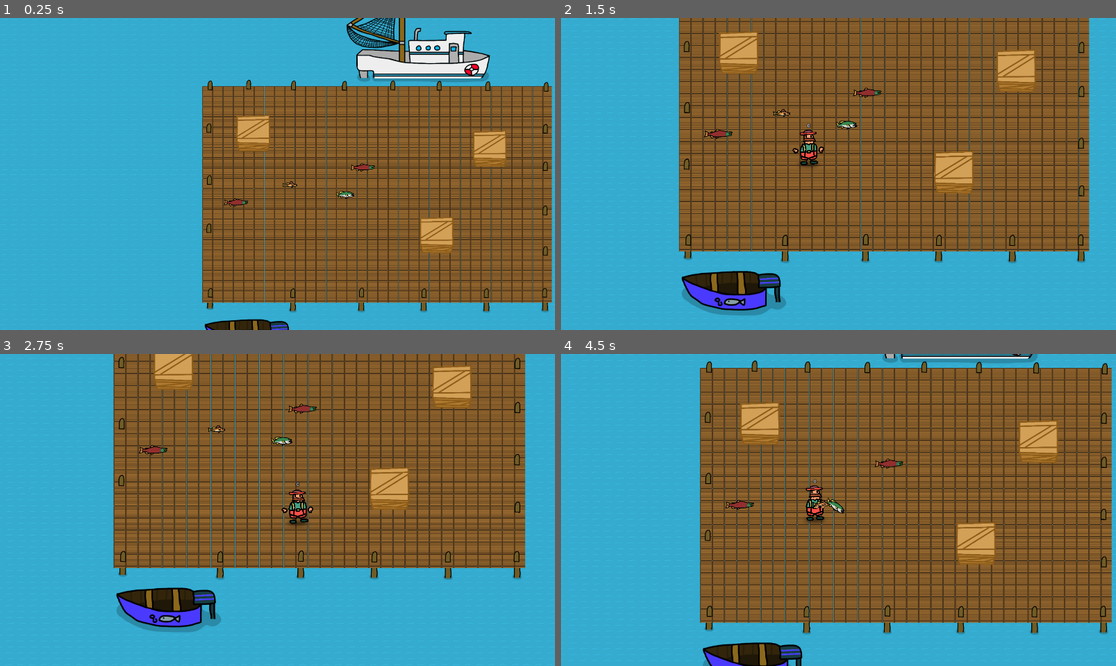
Above: before the commit, frames 1-4 (two rows, left to right).
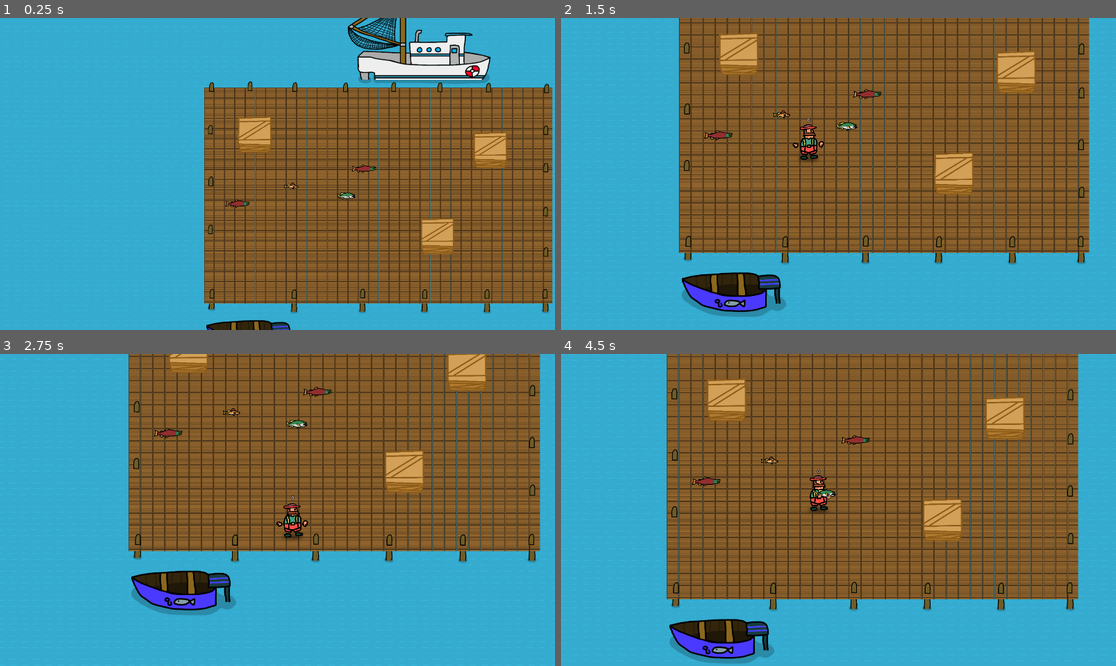
Above: after the commit, the same moments.

Repository: ZevDev54/FishermansWhar
Game: Godot game, scene res://Scenes/GameContainer.tscn
Same seed, same stepped clock (60 frames per second), same inputs: the game is played once before the commit and once after it.
Inputs:
- Up to frame 1 (0.25 s): no input
- Up to frame 2 (1.5 s): hold D (move_right) 0.53-1.28 s; tap E (pickup) at 0.6 s; hold S (move_down) from 1.28 s (still down); tap Space (join) at 1.35 s
- Up to frame 3 (2.75 s): tap E (pickup) at 1.55, 2.1 s; release S (move_down) at 2.03 s; hold D (move_right) from 2.03 s (still down)
- Up to frame 4 (4.5 s): release D (move_right) at 2.78 s; hold W (move_up) 2.78-3.53 s; tap E (pickup) at 2.85, 3.8, 4.35 s; hold A (move_left) from 3.53 s (still down); tap Space (join) at 3.6 s

The runs differ from the first frame. In frame 1, 23% of the frame differs, in the area x 36-100%, y 0-100%; in frame 2, 17%; in frame 3, 35%; in frame 4, 52%, in the area x 19-100%, y 0-100%.
Error before the commit: Invalid call. Nonexistent function 'aim_loop' in base 'Nil'. (res://Scenes/PlayerWeapon.gd:16)

Commit message:
Made player movement rigidbody based, made it so player shouldn't be able to damage themselves

Diff:
--- a/Scenes/PlayerControls.gd
+++ b/Scenes/PlayerControls.gd
@@ -3,3 +3,30 @@
 
 var input;
 var player_index;
+
+@export var movement_deadzone = 0.5;
+@export var aiming_deadzone = 0.2;
+
+func get_move_vec() -> Vector2:
+	var x = input.get_axis("move_left", "move_right")
+	var y = input.get_axis("move_up", "move_down")
+	var move_vec = Vector2(x,y);
+
+	if(move_vec.length() > 1):
+		move_vec = move_vec.normalized();
+
+	if(move_vec.length() > movement_deadzone):
+		return move_vec.normalized();
+	return Vector2.ZERO;
+
+func get_aim_vec() -> Vector2:
+	var x = input.get_axis("aim_left", "aim_right")
+	var y = input.get_axis("aim_up", "aim_down")
+	var aim_vec = Vector2(x,y);
+
+	if(aim_vec.length() > 1):
+		aim_vec = aim_vec.normalized();
+
+	if(aim_vec.length() > aiming_deadzone):
+		return aim_vec.normalized();
+	return Vector2.ZERO;
--- a/Scenes/PlayerWeapon.gd
+++ b/Scenes/PlayerWeapon.gd
@@ -13,7 +13,6 @@
 
 func _ready():
 	input = owner_player.controls.input;
-	weapon.aim_loop(1, 0)
 
 
 
@@ -43,6 +42,8 @@
 	weapon = set;
 	weapon.set_held_by(self, owner_player.unique_player_id)
 	weapon.gfx.toggle_hands(true);
+	weapon.aim_loop(1, 0) # fix bug where player shots would have no velocity.
+
 
 #drop weapon
 func drop_weapon():
--- a/Scenes/player.tscn
+++ b/Scenes/player.tscn
@@ -122,10 +122,14 @@
 scoring = NodePath("PlayerScoring")
 animation = NodePath("PlayerMovementBody/Graphics/GFXScale/PlayerAnimationBody")
 
-[node name="PlayerMovementBody" type="CharacterBody2D" parent="."]
+[node name="PlayerMovementBody" type="RigidBody2D" parent="."]
 material = SubResource("ShaderMaterial_s8tm3")
 collision_mask = 137
+gravity_scale = 0.0
+lock_rotation = true
+linear_damp = 1.0
 script = ExtResource("1_wx6v0")
+decel = 10.0
 
 [node name="PlayerDashing" type="Node" parent="PlayerMovementBody"]
 
@@ -213,6 +217,7 @@
 
 [node name="PlayerControls" type="Node" parent="."]
 script = ExtResource("8_g6f7v")
+aiming_deadzone = 0.8
 
 [node name="PlayerScoring" type="Node" parent="." node_paths=PackedStringArray("score_display")]
 script = ExtResource("9_4gine")
--- a/Scenes/projectile.tscn
+++ b/Scenes/projectile.tscn
@@ -12,7 +12,7 @@
 curve = SubResource("Curve_tll4w")
 
 [sub_resource type="Curve" id="Curve_sexad"]
-_data = [Vector2(0, 0.963068), 0.0, 0.0, 0, 0, Vector2(1, 0.769176), 0.0, 0.0, 0, 0]
+_data = [Vector2(0, 1), 0.0, 0.0, 0, 0, Vector2(1, 0.769176), 0.0, 0.0, 0, 0]
 point_count = 2
 
 [sub_resource type="CurveTexture" id="CurveTexture_n3yoo"]
@@ -20,9 +20,10 @@
 
 [sub_resource type="ParticleProcessMaterial" id="ParticleProcessMaterial_bke68"]
 particle_flag_disable_z = true
+particle_flag_damping_as_friction = true
 gravity = Vector3(0, 0, 0)
-scale_min = 0.1
-scale_max = 0.1
+scale_min = 0.2
+scale_max = 0.2
 scale_curve = SubResource("CurveTexture_n3yoo")
 alpha_curve = SubResource("CurveTexture_ej1tp")
 
@@ -86,11 +87,11 @@
 scale = Vector2(0.2, 0.2)
 
 [node name="GPUParticles2D" type="GPUParticles2D" parent="GFX/GFXScale"]
-position = Vector2(3.05176e-05, -9.53674e-07)
-amount = 32
+amount = 128
 process_material = SubResource("ParticleProcessMaterial_bke68")
 texture = ExtResource("1_5qfxu")
-lifetime = 0.1
+lifetime = 0.3
+fixed_fps = 60
 
 [node name="fill" type="Sprite2D" parent="GFX/GFXScale"]
 material = SubResource("ShaderMaterial_55kum")
--- a/Scripts/Damageable.gd
+++ b/Scripts/Damageable.gd
@@ -7,13 +7,9 @@
 func _ready():
 	health = max_health;
 
-func take_damage(damage, unique_player_id):
+func take_damage(damage, unique_player_id): #OVERIDDEN BY PLAYERDAMAGEABLE!
 	health -= damage;
-
-	var lethal = (health <= 0) # killed player?
-
-	Singletons.Scoring.credit_player_damage(unique_player_id, damage, lethal)
-
+	var lethal = (health <= 0) # killed?
 	if lethal:
 		die();
 
--- a/Scripts/FishermanMovement.gd
+++ b/Scripts/FishermanMovement.gd
@@ -1,27 +1,43 @@
-extends CharacterBody2D
+extends RigidBody2D
 class_name FishermanMovement;
 
 
 var player : Player;
 
-var input_velocity = Vector2.ZERO;
-@export var speed = 200;
 
-var input;
+@export var accel : float = 1000.0;
+@export var decel = 0.5;
+@export var max_speed : float = 200.0;
+@export var change_dot_multiplier = 1.0;
+
+var controls;
 
 @onready var weapon = $Weapon;
 
 func _ready():
 	player = owner as Player
-	input = player.controls.input;
+	controls = player.controls;
 
 
 func _physics_process(delta):
-	var x = input.get_axis("move_left", "move_right")
-	var y = input.get_axis("move_up", "move_down")
+	var move_vec : Vector2 = controls.get_move_vec();
 
-	player.animation.set_running(Vector2(x,y).length() > 0);
+	player.animation.set_running(move_vec.length() > 0);
 
-	global_position += Vector2(x,y) * speed * delta;
+	# global_position += Vector2(x,y) * speed * delta;
 
-	move_and_slide();
+	if(move_vec.length() > 0):
+		var spd = self.linear_velocity.length();
+		print(spd);
+		var movement = move_vec.normalized() * accel;
+
+
+		if(spd < max_speed):
+			apply_impulse(movement * delta)
+	else:
+		var velocityCopy = linear_velocity;
+		var slowdownVector : Vector2 = velocityCopy.lerp(Vector2.ZERO, delta);
+		apply_central_force(-slowdownVector * decel)
+
+
+	# move_and_collide(global_position);
--- a/Scripts/PlayerDamageable.gd
+++ b/Scripts/PlayerDamageable.gd
@@ -1,12 +1,23 @@
 extends Damageable
 
+var player : Player;
 @export var player_body : Node2D;
 @export var hurt_animation : AnimationPlayer;
 @export var weapon : PlayerWeapon;
 
-func take_damage(damage, team_int):
-	super.take_damage(damage, team_int);
-	hurt_animation.play("player_hurt");
+func _ready():
+	player = owner as Player;
+
+func take_damage(damage, unique_player_id):
+	if(unique_player_id != player.unique_player_id):
+		health -= damage;
+		var lethal = (health <= 0) # killed player?
+
+		hurt_animation.play("player_hurt");
+		Singletons.Scoring.credit_player_damage(unique_player_id, damage, lethal)
+
+		if lethal:
+			die();
 
 func die():
 	# make better system in the future!
--- a/project.godot
+++ b/project.godot
@@ -32,52 +32,52 @@
 [input]
 
 move_left={
-"deadzone": 0.2,
+"deadzone": 0.05,
 "events": [Object(InputEventJoypadMotion,"resource_local_to_scene":false,"resource_name":"","device":-1,"axis":0,"axis_value":-1.0,"script":null)
 , Object(InputEventKey,"resource_local_to_scene":false,"resource_name":"","device":-1,"window_id":0,"alt_pressed":false,"shift_pressed":false,"ctrl_pressed":false,"meta_pressed":false,"pressed":false,"keycode":0,"physical_keycode":65,"key_label":0,"unicode":97,"echo":false,"script":null)
 ]
 }
 move_right={
-"deadzone": 0.2,
+"deadzone": 0.05,
 "events": [Object(InputEventJoypadMotion,"resource_local_to_scene":false,"resource_name":"","device":-1,"axis":0,"axis_value":1.0,"script":null)
 , Object(InputEventKey,"resource_local_to_scene":false,"resource_name":"","device":-1,"window_id":0,"alt_pressed":false,"shift_pressed":false,"ctrl_pressed":false,"meta_pressed":false,"pressed":false,"keycode":0,"physical_keycode":68,"key_label":0,"unicode":100,"echo":false,"script":null)
 ]
 }
 move_up={
-"deadzone": 0.2,
+"deadzone": 0.05,
 "events": [Object(InputEventJoypadMotion,"resource_local_to_scene":false,"resource_name":"","device":-1,"axis":1,"axis_value":-1.0,"script":null)
 , Object(InputEventKey,"resource_local_to_scene":false,"resource_name":"","device":-1,"window_id":0,"alt_pressed":false,"shift_pressed":false,"ctrl_pressed":false,"meta_pressed":false,"pressed":false,"keycode":0,"physical_keycode":87,"key_label":0,"unicode":119,"echo":false,"script":null)
 ]
 }
 move_down={
-"deadzone": 0.2,
+"deadzone": 0.05,
 "events": [Object(InputEventJoypadMotion,"resource_local_to_scene":false,"resource_name":"","device":-1,"axis":1,"axis_value":1.0,"script":null)
 , Object(InputEventKey,"resource_local_to_scene":false,"resource_name":"","device":-1,"window_id":0,"alt_pressed":false,"shift_pressed":false,"ctrl_pressed":false,"meta_pressed":false,"pressed":false,"keycode":0,"physical_keycode":83,"key_label":0,"unicode":115,"echo":false,"script":null)
 ]
 }
 join={
-"deadzone": 0.2,
+"deadzone": 0.0,
 "events": [Object(InputEventJoypadButton,"resource_local_to_scene":false,"resource_name":"","device":-1,"button_index":6,"pressure":0.0,"pressed":true,"script":null)
 , Object(InputEventKey,"resource_local_to_scene":false,"resource_name":"","device":-1,"window_id":0,"alt_pressed":false,"shift_pressed":false,"ctrl_pressed":false,"meta_pressed":false,"pressed":false,"keycode":0,"physical_keycode":32,"key_label":0,"unicode":32,"echo":false,"script":null)
 ]
 }
 aim_left={
-"deadzone": 0.1,
+"deadzone": 0.05,
 "events": [Object(InputEventJoypadMotion,"resource_local_to_scene":false,"resource_name":"","device":-1,"axis":2,"axis_value":-1.0,"script":null)
 ]
 }
 aim_right={
-"deadzone": 0.1,
+"deadzone": 0.05,
 "events": [Object(InputEventJoypadMotion,"resource_local_to_scene":false,"resource_name":"","device":-1,"axis":2,"axis_value":1.0,"script":null)
 ]
 }
 aim_up={
-"deadzone": 0.1,
+"deadzone": 0.05,
 "events": [Object(InputEventJoypadMotion,"resource_local_to_scene":false,"resource_name":"","device":-1,"axis":3,"axis_value":-1.0,"script":null)
 ]
 }
 aim_down={
-"deadzone": 0.1,
+"deadzone": 0.05,
 "events": [Object(InputEventJoypadMotion,"resource_local_to_scene":false,"resource_name":"","device":-1,"axis":3,"axis_value":1.0,"script":null)
 ]
 }
@@ -105,3 +105,7 @@
 2d_physics/layer_3="damagers"
 2d_physics/layer_4="level"
 2d_physics/layer_8="WorldBorders"
+
+[physics]
+
+common/physics_ticks_per_second=90
